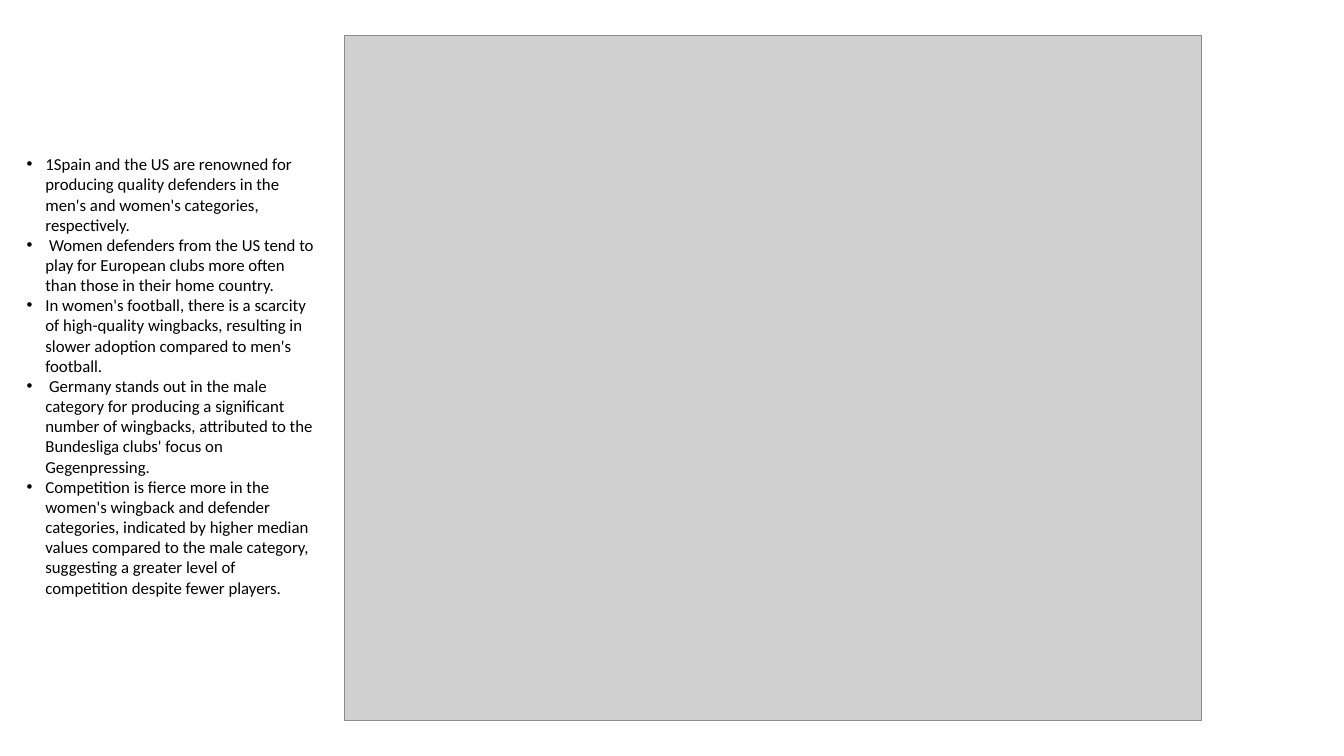
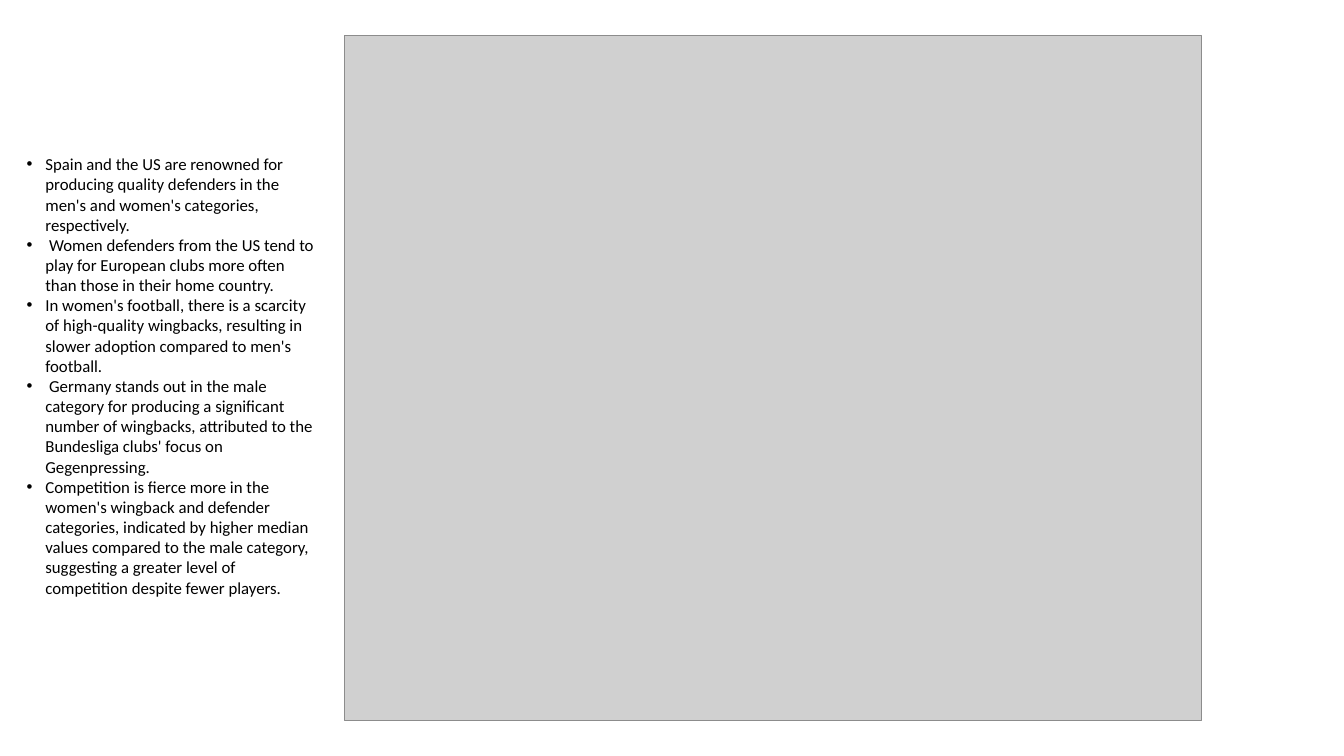
Before and after one commit to Palash0307/Football-Project, a slide deck: slide 2 of Dashboard/FootballStyle.pptx. Drawn at 1344x756 pixels with LibreOffice and Linux fonts; fonts in the diff are those of the drawing; grey boxes stand for pictures. Boxes give left, top, right and bottom in pixels: in the first picture for what was removed or moved away, otherwise in the second. Text is boxed around its words. In the diff, an @@ line names an element or a change of style, - is before the commit and + after.

```diff
--- a/Dashboard/FootballStyle.pptx
+++ b/Dashboard/FootballStyle.pptx
@@ text at bbox=[45, 158, 283, 234]: text changed @@
-• 1Spain and the US are renowned for producing quality defenders in the men's and women's categories, respectively.
+• Spain and the US are renowned for producing quality defenders in the men's and women's categories, respectively.
```
Also in this commit, not shown: 1 slide added, 1 slide removed, 8 other files.
